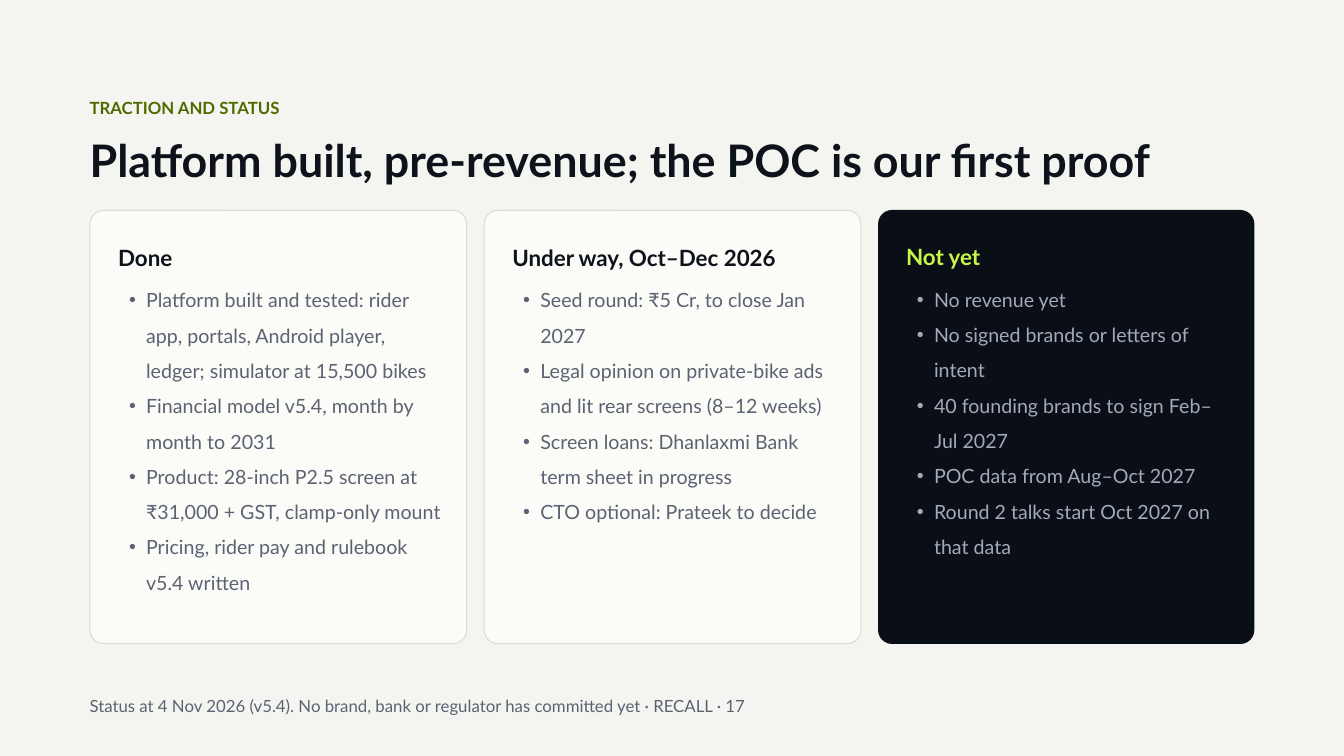
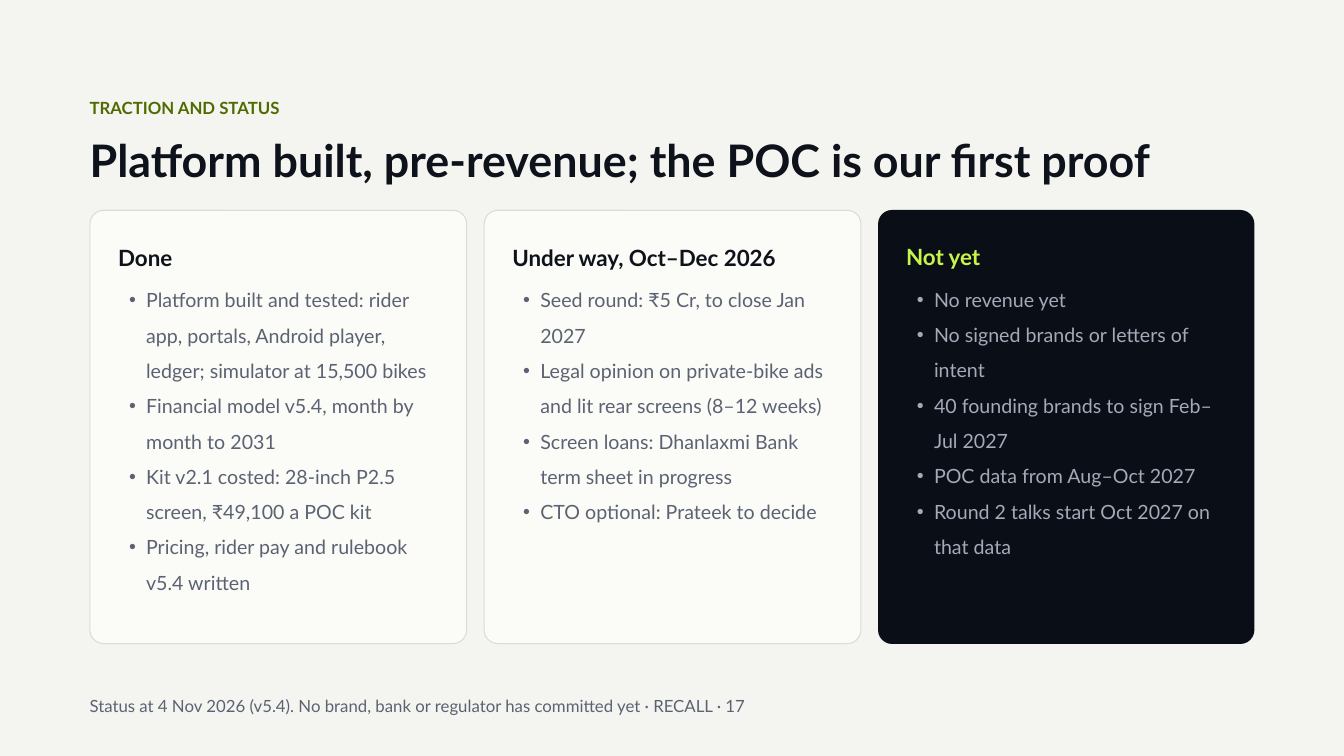
Before and after one commit to Picorus/recall-platform, a slide deck: slide 17 of docs/investor/01_RECALL_Investor_Deck_v5.4.pptx. Drawn at 1344x756 pixels with LibreOffice and Linux fonts; fonts in the diff are those of the drawing. Boxes give left, top, right and bottom in pixels: in the first picture for what was removed or moved away, otherwise in the second. Text is boxed around its words. In the diff, an @@ line names an element or a change of style, - is before the commit and + after.

```diff
--- a/docs/investor/01_RECALL_Investor_Deck_v5.4.pptx
+++ b/docs/investor/01_RECALL_Investor_Deck_v5.4.pptx
@@ text at (146, 469, 395, 522): text changed @@
-• Product: 28-inch P2.5 screen at ₹31,000 + GST, clamp-only mount
+• Kit v2.1 costed: 28-inch P2.5 screen, ₹49,100 a POC kit
```
Also in this commit, not shown: 16 other slides changed, 8 other files.
